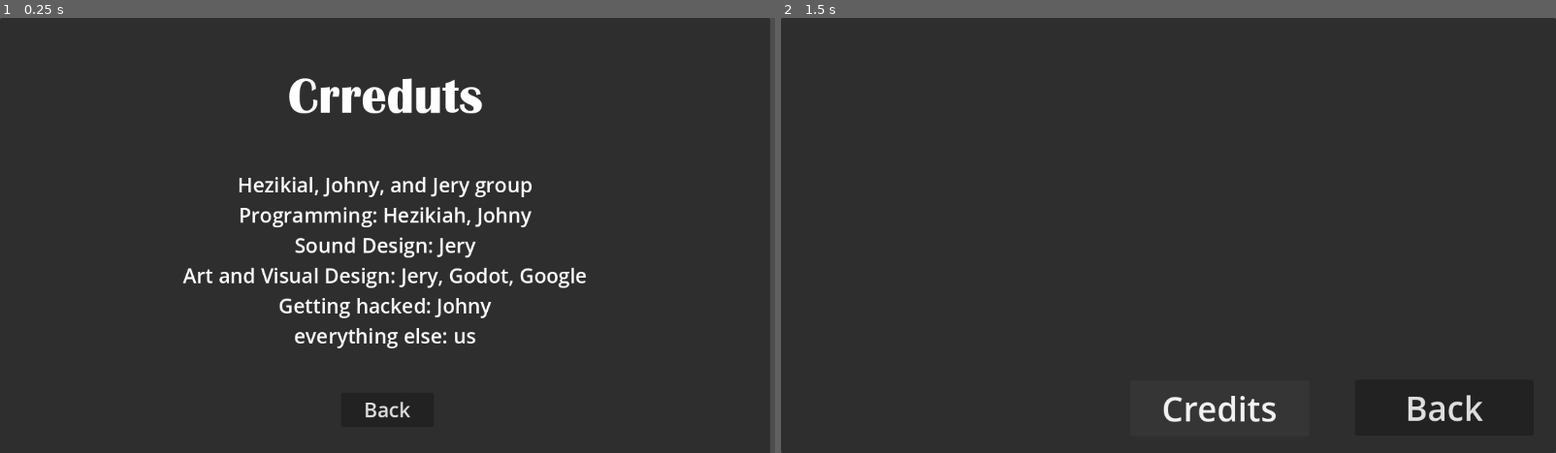
Above: before the commit, frames 1-2 (left to right).
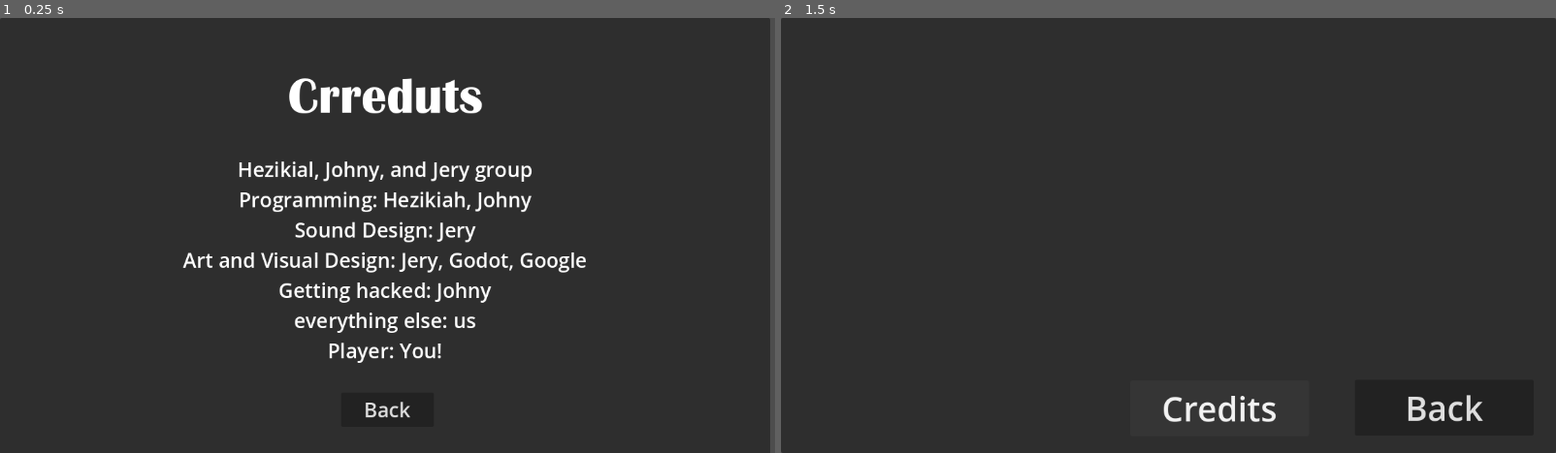
Above: after the commit, the same moments.

Repository: Guyiy1324/Jumpe-r-r-r-r-r-r-r-r
Game: Godot game, scene res://credits.tscn
The game is run twice, just before and just after one commit, with the same random seed, the same clock (stepped at 60 frames per second) and the same inputs. This scene is started directly instead of the project's main scene.
Inputs:
- Up to frame 1 (0.25 s): no input
- Up to frame 2 (1.5 s): tap Enter (ui_accept) at 0.5, 0.77 s; hold Right (ui_right) 0.53-1.25 s; click "Back" at 1.25 s

The runs differ from the first frame. In frame 1, 6.6% of the frame differs, in the area x 23-76%, y 32-80%; in frame 2, nothing differs.

Commit message:
Update credits.tscn

Diff:
--- a/jump-e-r/credits.tscn
+++ b/jump-e-r/credits.tscn
@@ -36,7 +36,8 @@
 Sound Design: Jery
 Art and Visual Design: Jery, Godot, Google
 Getting hacked: Johny
-everything else: us"
+everything else: us
+Player: You!"
 horizontal_alignment = 1
 
 [node name="Label2" type="Label" parent="Panel" unique_id=1059198405]
